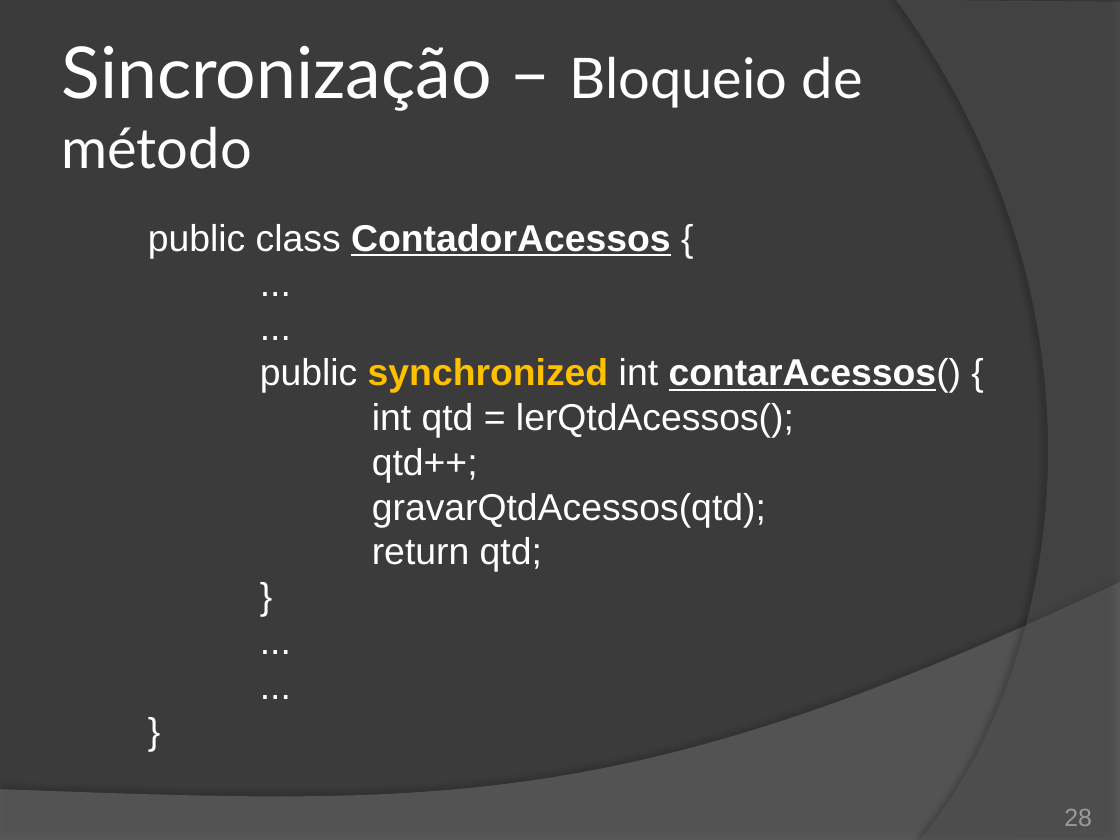
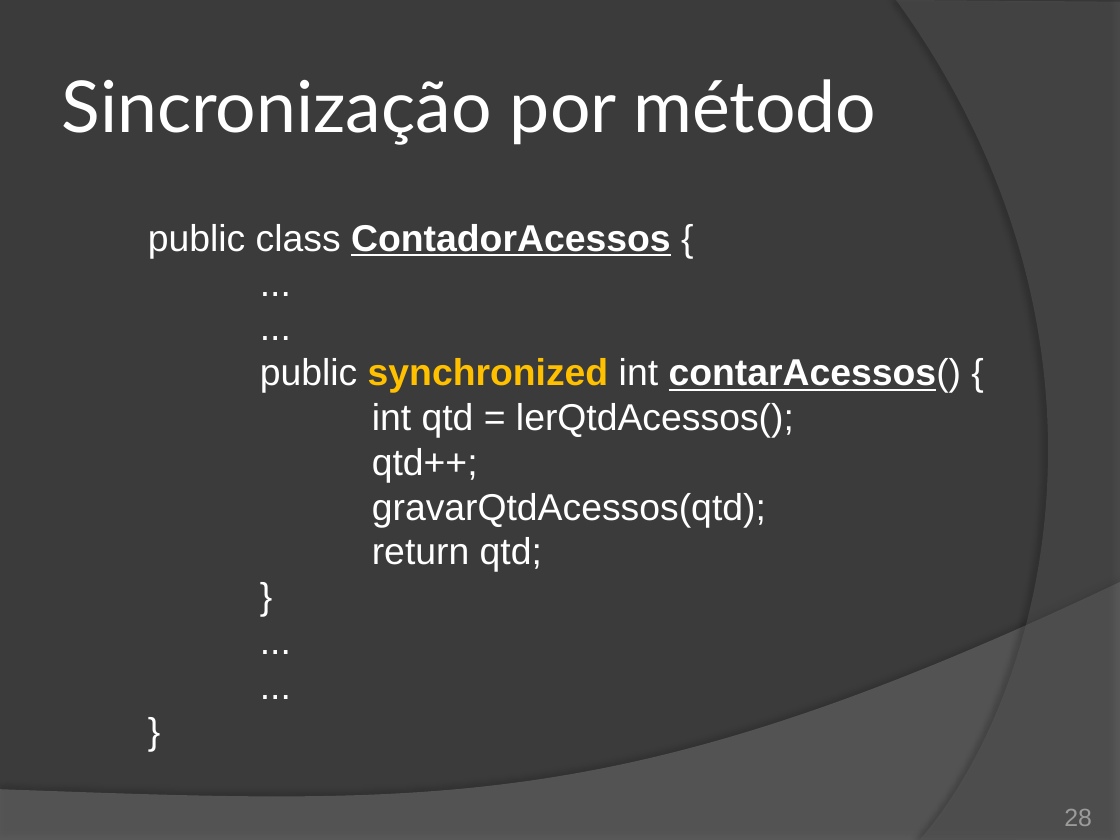
Before and after one commit to duchesqui/slzvieira-training, a slide deck: slide 28 of 2-Java-Programmer-Modulo-II/14.Capitulo08.pptx. Drawn at 1120x840 pixels with LibreOffice and Linux fonts; fonts in the diff are those of the drawing. Boxes give left, top, right and bottom in pixels: in the first picture for what was removed or moved away, otherwise in the second. Text is boxed around its words. In the diff, an @@ line names an element or a change of style, - is before the commit and + after.

Commit message:
Capítulo 8: Sincronização de bloco.

```diff
--- a/2-Java-Programmer-Modulo-II/14.Capitulo08.pptx
+++ b/2-Java-Programmer-Modulo-II/14.Capitulo08.pptx
@@ title at <box>62,79,876,145</box>: text changed; size 36 to 46 pt @@
-Sincronização – Bloqueio de método
+Sincronização por método
```
Also in this commit, not shown: 4 other slides changed.
